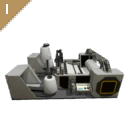
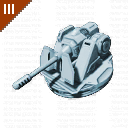
Layered file, before and after one edit (w=128, h=128). Changes by layer:
showed "T3" over (0, 0, 34, 38)
hid "T1" over (0, 0, 32, 32)
added layer "AutocannonTurret_icon" above "AutoCannon" over (2, 0, 128, 128)
added group "Gruppe 1" with 12 layers over (2, 2, 125, 125)
hid "AutoLoom", moved it into group "Gruppe 1" over (2, 42, 125, 105)
